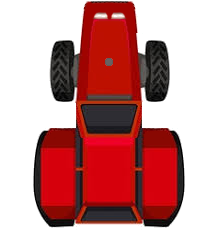
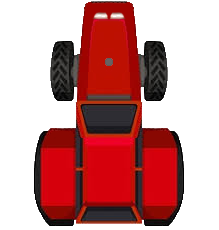
Layered file, before and after one edit (219x230). Changes by layer:
painted on "tractor_marker.jpeg" over (33, 1, 185, 230)
